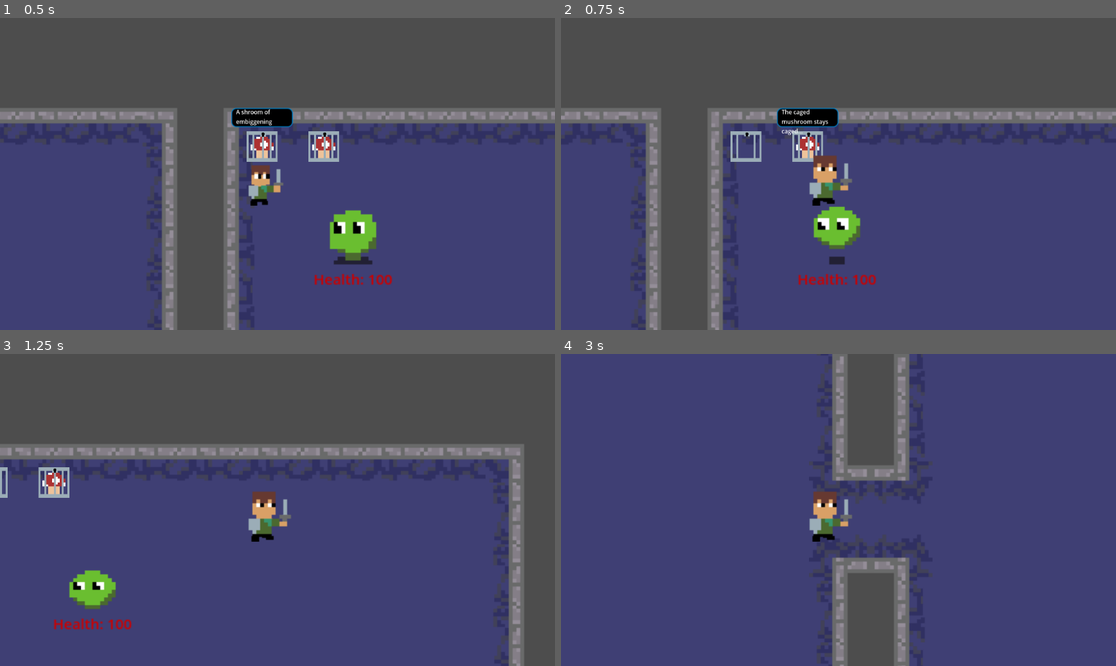
Above: before the commit, frames 1-4 (two rows, left to right).
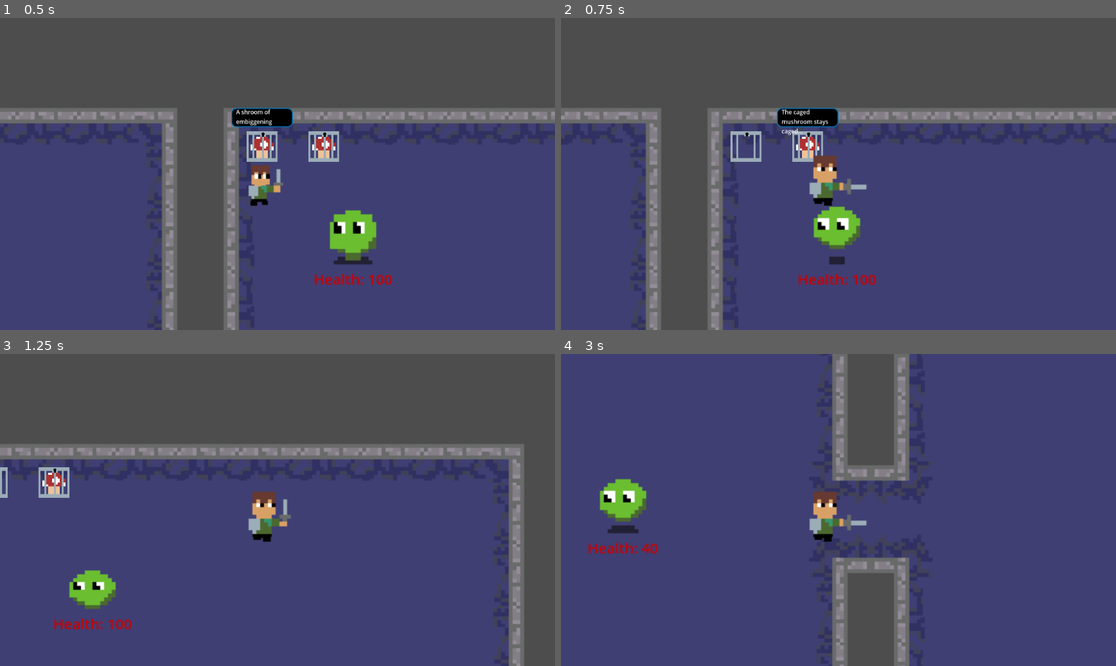
Above: after the commit, the same moments.

Repository: beml201/dungeon_game1
Game: Godot game, scene res://scenes/main.tscn
The game is run twice, just before and just after one commit, with the same random seed, the same clock (stepped at 60 frames per second) and the same inputs.
Inputs (mouse positions are in pixels of both pictures, inside the frame that each line leads up to):
- Up to frame 1 (0.5 s): no input
- Up to frame 2 (0.75 s): move the mouse to (960, 158) at 0.52 s; hold D (right) from 0.53 s (still down); click (960, 158) at 0.6 s
- Up to frame 3 (1.25 s): keep holding D (right)
- Up to frame 4 (3 s): move the mouse to (727, 525) at 1.27 s; release D (right) at 1.28 s; hold S (down) 1.28-2.03 s; click (727, 525) at 1.35 s; move the mouse to (894, 441) at 2.02 s; hold D (right) 2.03-2.78 s; click (894, 441) at 2.1 s; move the mouse to (810, 572) at 2.77 s; hold W (up) from 2.78 s (still down); click (810, 572) at 2.85 s

Frame 1 is identical in both runs. In frame 2, 0.2% of the frame differs, in the area x 45-56%, y 46-61%; in frame 3, less than 0.1%; in frame 4, 1.5%, in the area x 4-56%, y 40-64%.
Error before the commit: Attempt to call function 'stop' in base 'null instance' on a null instance. (res://scripts/sam.gd:33)

Commit message:
Update sam.gd

Diff:
--- a/scripts/sam.gd
+++ b/scripts/sam.gd
@@ -25,12 +25,12 @@
 	velocity = input_direction * speed
 	if velocity != Vector2(0,0):
 		if Global.player_current_attack == true:
-			get_node("AnimationPlayer").play("walking-slash")
+			get_node("Basic_Animations").play("walking-slash")
 			#$attack_duration.start()
 		else:
-			get_node("AnimationPlayer").play("walking")
+			get_node("Basic_Animations").play("walking")
 	elif Global.player_current_attack == false:
-		get_node("AnimationPlayer").stop()
+		get_node("Basic_Animations").stop()
 
 func _physics_process(delta):
 	get_input()
@@ -46,7 +46,7 @@
 	if event is InputEventMouseButton and Global.player_can_attack:
 		Global.player_current_attack = true
 		Global.player_can_attack = false
-		get_node("AnimationPlayer").play("slash")
+		get_node("Basic_Animations").play("slash")
 		print("attacking")
 		#$attack_duration.start()
 
